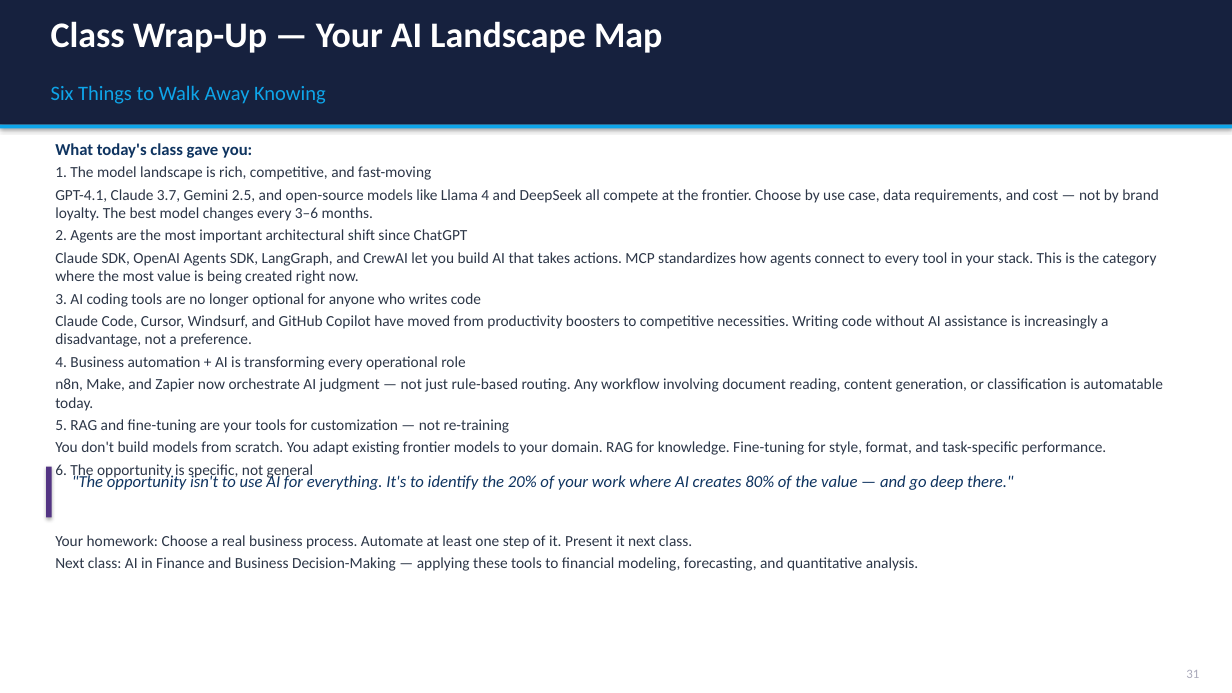
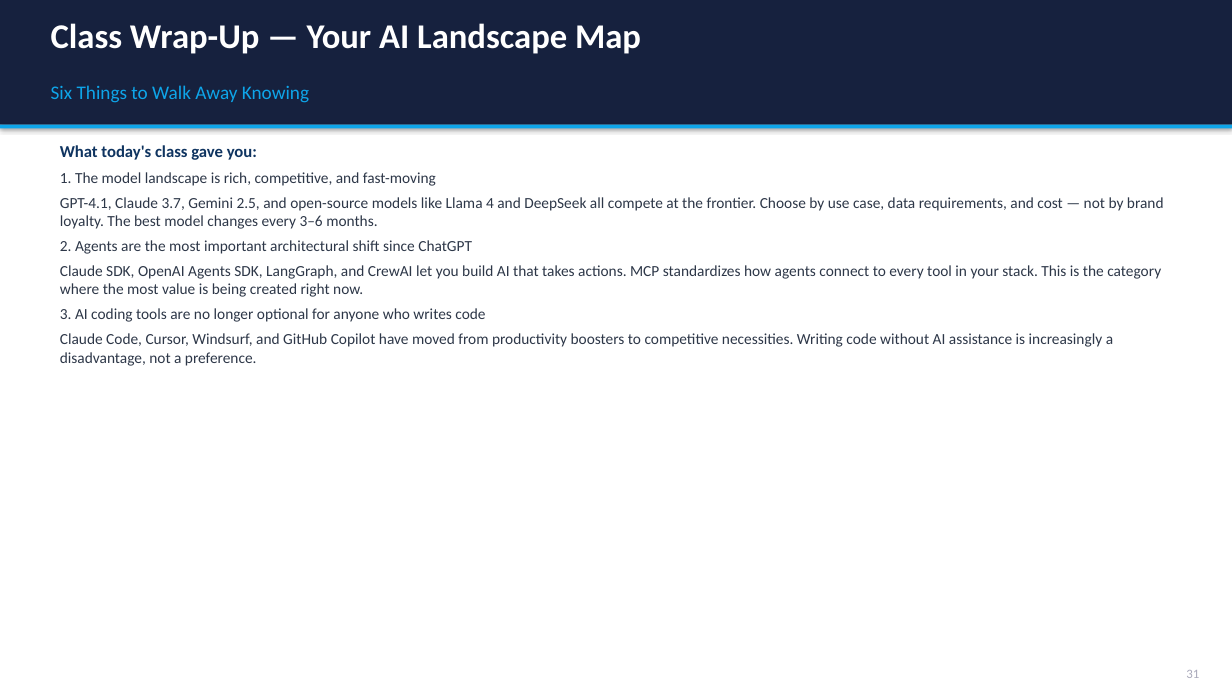
Before and after one commit to appjr/GenAIForBusinessOnline, a slide deck: slide 36 of Class 11/Week11_AI_Trends_Slides.pptx. Drawn at 1232x693 pixels with LibreOffice and Linux fonts; fonts in the diff are those of the drawing. Boxes give left, top, right and bottom in pixels: in the first picture for what was removed or moved away, otherwise in the second. Text is boxed around its words. In the diff, an @@ line names an element or a change of style, - is before the commit and + after.

```diff
--- a/Class 11/Week11_AI_Trends_Slides.pptx
+++ b/Class 11/Week11_AI_Trends_Slides.pptx
@@ text "Class Wrap-Up — Your AI ..." at bbox=[51, 23, 641, 54]: size 28 to 27 pt @@
@@ text "Six Things to Walk Away ..." at bbox=[51, 85, 309, 103]: size 16 to 15 pt @@
@@ text "What today's class gave you:" at bbox=[60, 145, 1164, 366]: more space between paragraphs @@
@@ text at bbox=[55, 356, 1163, 479]: paragraphs removed @@
-4. Business automation + AI is transforming every operational role
-n8n, Make, and Zapier now orchestrate AI judgment — not just rule-based routing. Any workflow involving document reading, content generation, or classification is automatable today.
-5. RAG and fine-tuning are your tools for customization — not re-training
-You don't build models from scratch. You adapt existing frontier models to your domain. RAG for knowledge. Fine-tuning for style, format, and task-specific performance.
-6. The opportunity is specific, not general
@@ rectangle removed at bbox=[46, 467, 52, 518] @@
@@ text removed at bbox=[72, 474, 1014, 490] @@
-"The opportunity isn't to use AI for everything. It's to identify the 20% of your work where AI creates 80% of the value — and go deep there."
@@ text removed at bbox=[55, 535, 919, 571] @@
-Your homework: Choose a real business process. Automate at least one step of it. Present it next class.
-Next class: AI in Finance and Business Decision-Making — applying these tools to financial modeling, forecasting, and quantitative analysis.
```
Also in this commit, not shown: 31 other slides changed, 13 other files.
